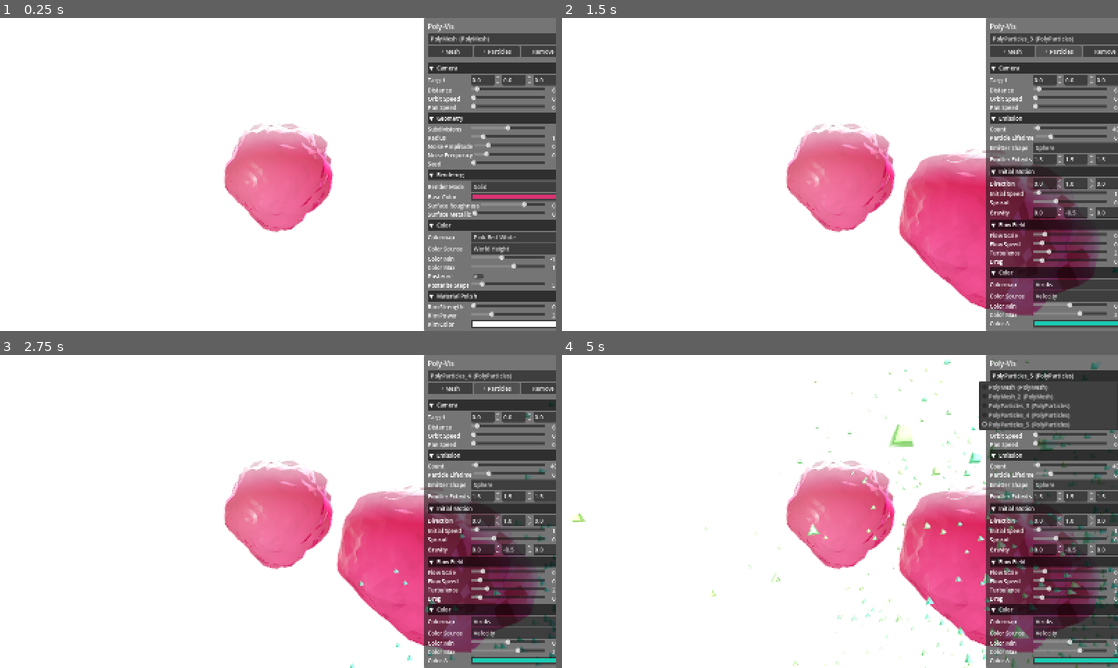
Above: before the commit, frames 1-4 (two rows, left to right).
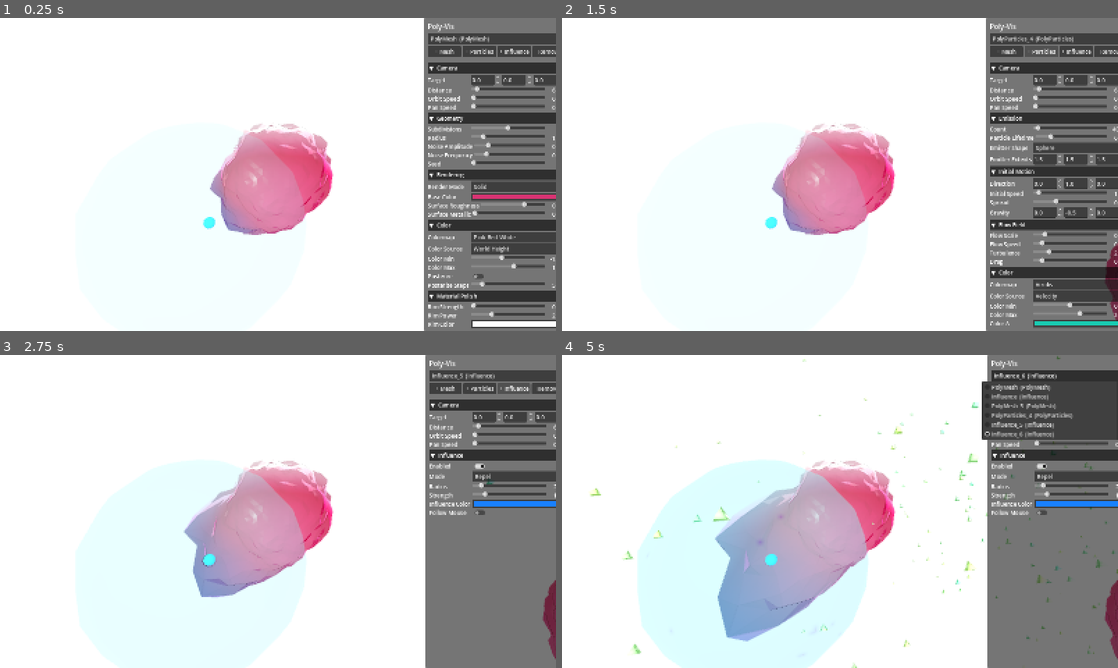
Above: after the commit, the same moments.

Repository: skynab/Poly-Vis
Game: Godot game, scene res://scenes/Main.tscn
Two runs of this game, one before a commit and one after it. Both use one fixed random seed, a clock stepped at 60 frames per second and the inputs below.
Inputs (mouse positions are in pixels of both pictures, inside the frame that each line leads up to):
- Up to frame 1 (0.25 s): no input
- Up to frame 2 (1.5 s): click "+ Mesh" at 0.5 s; click "+ Particles" at 1.25 s
- Up to frame 3 (2.75 s): click (511, 389) at 2 s, where only the run after the commit has a clickable "+ Influence"
- Up to frame 4 (5 s): click (1073, 389) at 2.75 s, where only the run after the commit has a clickable "+ Influence"; click (1079, 477) at 3.5 s, where only the run after the commit has a clickable "Repel"; click (1056, 376) at 4.25 s, where only the run before the commit has a clickable "PolyParticles_5 (PolyParticle…"

The runs differ from the first frame. In frame 1, 2.4% of the frame differs, in the area x 36-100%, y 8-70%; in frame 2, 15%; in frame 3, 24%; in frame 4, 43%, in the area x 1-100%, y 0-100%.

Commit message:
Interaction system built

Diff:
--- a/project.godot
+++ b/project.godot
@@ -8,12 +8,16 @@
 
 config_version=5
 
+[animation]
+
+compatibility/default_parent_skeleton_in_mesh_instance_3d=true
+
 [application]
 
 config/name="Poly-Vis"
 config/description="Polygon and particle effect visualization application."
 run/main_scene="res://scenes/Main.tscn"
-config/features=PackedStringArray("4.4", "Forward Plus")
+config/features=PackedStringArray("4.6", "Forward Plus")
 config/icon="res://icon.svg"
 
 [display]
@@ -24,6 +28,5 @@
 
 [rendering]
 
-renderer/rendering_method="forward_plus"
+anti_aliasing/quality/msaa_3d=2
 environment/defaults/default_clear_color=Color(1, 1, 1, 1)
-anti_aliasing/quality/msaa_3d=2
--- a/scenes/Main.tscn
+++ b/scenes/Main.tscn
@@ -1,10 +1,12 @@
-[gd_scene load_steps=7 format=3 uid="uid://bpolyvismain01"]
+[gd_scene load_steps=9 format=3 uid="uid://bpolyvismain01"]
 
 [ext_resource type="Script" path="res://scripts/Main.gd" id="1_main"]
 [ext_resource type="Script" path="res://scripts/OrbitCamera.gd" id="2_cam"]
 [ext_resource type="Script" path="res://scripts/PolyMesh.gd" id="3_poly"]
 [ext_resource type="Script" path="res://scripts/VisualizationManager.gd" id="4_mgr"]
 [ext_resource type="Script" path="res://scripts/ParameterPanel.gd" id="5_panel"]
+[ext_resource type="Script" path="res://scripts/InfluenceController.gd" id="6_infl"]
+[ext_resource type="Script" path="res://scripts/InfluenceObject.gd" id="7_inflobj"]
 
 [sub_resource type="Environment" id="Environment_white"]
 background_mode=1
@@ -50,6 +52,17 @@
 noise_frequency=0.8
 base_color=Color(0.85, 0.2, 0.45, 1)
 
+[node name="Influence" type="Node3D" parent="VisualizationManager"]
+transform=Transform3D(1, 0, 0, 0, 1, 0, 0, 0, 1, 0, 0, 2.5)
+script=ExtResource("7_inflobj")
+mode=1
+radius=2.0
+strength=1.5
+influence_color=Color(0.1, 0.5, 1, 1)
+
+[node name="InfluenceController" type="Node3D" parent="."]
+script=ExtResource("6_infl")
+
 [node name="UI" type="CanvasLayer" parent="."]
 
 [node name="ParameterPanel" type="PanelContainer" parent="UI"]
--- /dev/null
+++ b/scripts/CompositionIO.gd
@@ -0,0 +1,149 @@
+extends RefCounted
+## Serializes a full composition (all managed objects + their parameters +
+## colormaps + camera) to a JSON-friendly Dictionary and back (Prompt 6.1).
+##
+## Encoding is driven by each object's get_param_schema(), so any parameter that
+## shows in the panel is also saved. Colormaps store their preset and gradient
+## stops; colors and vectors become plain arrays.
+class_name CompositionIO
+
+# --- serialize -------------------------------------------------------------
+static func serialize(manager: VisualizationManager, camera: Node) -> Dictionary:
+	var objs: Array = []
+	for o in manager.objects:
+		objs.append(serialize_object(o, manager._type_label(o)))
+	var cam := {}
+	if camera.has_method("get_param_schema"):
+		for section in camera.get_param_schema():
+			for prop in section["props"]:
+				cam[prop["name"]] = _encode(prop["type"], camera.get(prop["name"]))
+	return {"version": 1, "objects": objs, "camera": cam}
+
+static func serialize_object(obj: Node3D, type_label: String) -> Dictionary:
+	var params := {}
+	if obj.has_method("get_param_schema"):
+		for section in obj.get_param_schema():
+			for prop in section["props"]:
+				var pn: String = prop["name"]
+				params[pn] = _encode(prop["type"], obj.get(pn))
+	return {"type": type_label, "position": _v3(obj.position), "params": params}
+
+static func _encode(type: String, value: Variant) -> Variant:
+	match type:
+		"color":
+			return [value.r, value.g, value.b, value.a]
+		"vector3":
+			return _v3(value)
+		"colormap_preset":
+			return _encode_colormap(value)
+		_:
+			return value
+
+static func _v3(v: Vector3) -> Array:
+	return [v.x, v.y, v.z]
+
+static func _encode_colormap(cm: GradientColormap) -> Variant:
+	if cm == null:
+		return null
+	var offs: Array = []
+	var cols: Array = []
+	if cm.gradient:
+		for i in cm.gradient.get_point_count():
+			offs.append(cm.gradient.get_offset(i))
+			var c: Color = cm.gradient.get_color(i)
+			cols.append([c.r, c.g, c.b, c.a])
+	return {"preset": int(cm.preset), "offsets": offs, "colors": cols}
+
+# --- deserialize -----------------------------------------------------------
+static func apply(data: Dictionary, manager: VisualizationManager, camera: Node) -> void:
+	manager.clear_all()
+	for od in data.get("objects", []):
+		create_object(od, manager)
+	var cam: Dictionary = data.get("camera", {})
+	if camera.has_method("get_param_schema"):
+		for section in camera.get_param_schema():
+			for prop in section["props"]:
+				var pn: String = prop["name"]
+				if cam.has(pn):
+					camera.set(pn, _decode(prop["type"], cam[pn]))
+	if not manager.objects.is_empty():
+		manager.select(manager.objects[0])
+
+static func create_object(data: Dictionary, manager: VisualizationManager) -> Node3D:
+	var obj: Node3D = null
+	match String(data.get("type", "")):
+		"PolyMesh":
+			obj = manager.add_mesh()
+		"PolyParticles":
+			obj = manager.add_particles()
+		"Influence":
+			obj = manager.add_influence()
+		_:
+			return null
+	var p = data.get("position", null)
+	if p != null:
+		obj.position = Vector3(p[0], p[1], p[2])
+	_apply_params(obj, data.get("params", {}))
+	return obj
+
+static func _apply_params(obj: Node3D, params: Dictionary) -> void:
+	if not obj.has_method("get_param_schema"):
+		return
+	for section in obj.get_param_schema():
+		for prop in section["props"]:
+			var pn: String = prop["name"]
+			if params.has(pn):
+				obj.set(pn, _decode(prop["type"], params[pn]))
+
+static func _decode(type: String, raw: Variant) -> Variant:
+	match type:
+		"color":
+			return Color(raw[0], raw[1], raw[2], raw[3])
+		"vector3":
+			return Vector3(raw[0], raw[1], raw[2])
+		"int", "enum":
+			return int(raw)
+		"colormap_preset":
+			return _decode_colormap(raw)
+		_:
+			return raw
+
+static func _decode_colormap(raw: Variant) -> Variant:
+	if raw == null:
+		return null
+	var cm := GradientColormap.new()
+	cm.preset = int(raw.get("preset", 0)) as GradientColormap.Preset
+	var offs: Array = raw.get("offsets", [])
+	var cols: Array = raw.get("colors", [])
+	if offs.size() > 0 and offs.size() == cols.size():
+		var g := Gradient.new()
+		var po := PackedFloat32Array()
+		var pc := PackedColorArray()
+		for i in offs.size():
+			po.append(offs[i])
+			var c: Array = cols[i]
+			pc.append(Color(c[0], c[1], c[2], c[3]))
+		g.offsets = po
+		g.colors = pc
+		cm.gradient = g
+	return cm
+
+# --- file IO ---------------------------------------------------------------
+static func save_json(path: String, data: Dictionary) -> int:
+	var f := FileAccess.open(path, FileAccess.WRITE)
+	if f == null:
+		return FileAccess.get_open_error()
+	f.store_string(JSON.stringify(data, "\t"))
+	f.close()
+	return OK
+
+static func load_json(path: String) -> Dictionary:
+	if not FileAccess.file_exists(path):
+		return {}
+	var f := FileAccess.open(path, FileAccess.READ)
+	if f == null:
+		return {}
+	var txt := f.get_as_text()
+	f.close()
+	var res = JSON.parse_string(txt)
+	return res if res is Dictionary else {}
--- /dev/null
+++ b/scripts/InfluenceController.gd
@@ -0,0 +1,127 @@
+extends Node3D
+## Drives the interaction system (Prompts 5.2 / 5.4).
+##
+## Each frame it gathers all enabled InfluenceObjects from the VisualizationManager,
+## packs their data into fixed-size arrays and pushes them to every visualization
+## that implements set_influences(). It also moves the active influence with the
+## mouse (drag, or continuous follow) and fires proximity enter/exit events that
+## downstream effects can hook (bursts, colour flips, ...).
+class_name InfluenceController
+
+const MAX_INFLUENCES := 8
+
+signal proximity_entered(influence: InfluenceObject, target: Node3D)
+signal proximity_exited(influence: InfluenceObject, target: Node3D)
+
+## Demo reaction: restart a particle system when an influence enters it.
+@export var burst_on_enter: bool = true
+
+var _manager: VisualizationManager
+var _camera: Camera3D
+var _dragging: bool = false
+var _proximity: Dictionary = {}   # "infl_id:target_id" -> bool
+
+func setup(manager: VisualizationManager, camera: Camera3D) -> void:
+	_manager = manager
+	_camera = camera
+	if not proximity_entered.is_connected(_on_proximity_entered):
+		proximity_entered.connect(_on_proximity_entered)
+	set_process(true)
+
+func _process(_delta: float) -> void:
+	if _manager == null:
+		return
+	_update_follow()
+	_push_uniforms()
+	_update_proximity()
+
+# --- input: drag / follow ---------------------------------------------------
+func _unhandled_input(event: InputEvent) -> void:
+	if _camera == null:
+		return
+	if event is InputEventMouseButton and event.button_index == MOUSE_BUTTON_LEFT:
+		_dragging = event.pressed and _active_influence() != null
+	elif event is InputEventMouseMotion and _dragging:
+		var infl := _active_influence()
+		if infl:
+			infl.global_position = _project_mouse(infl.global_position)
+
+func _update_follow() -> void:
+	for infl in _influences():
+		if infl.follow_mouse:
+			infl.global_position = _project_mouse(infl.global_position)
+
+## Project the mouse onto a camera-facing plane through plane_point.
+func _project_mouse(plane_point: Vector3) -> Vector3:
+	var vp := get_viewport()
+	if vp == null:
+		return plane_point
+	var mouse := vp.get_mouse_position()
+	var origin := _camera.project_ray_origin(mouse)
+	var dir := _camera.project_ray_normal(mouse)
+	var n := -_camera.global_transform.basis.z
+	var plane := Plane(n, n.dot(plane_point))
+	var hit = plane.intersects_ray(origin, dir)
+	return hit if hit != null else plane_point
+
+func _active_influence() -> InfluenceObject:
+	if _manager.selected is InfluenceObject:
+		return _manager.selected as InfluenceObject
+	var all := _influences()
+	return all[0] if not all.is_empty() else null
+
+func _influences() -> Array[InfluenceObject]:
+	var out: Array[InfluenceObject] = []
+	for o in _manager.objects:
+		if o is InfluenceObject:
+			out.append(o as InfluenceObject)
+	return out
+
+# --- push uniforms to visualizations ---------------------------------------
+func _push_uniforms() -> void:
+	var active: Array[InfluenceObject] = []
+	for infl in _influences():
+		if infl.enabled and infl.strength > 0.0:
+			active.append(infl)
+			if active.size() >= MAX_INFLUENCES:
+				break
+
+	var positions := PackedVector3Array()
+	var radii := PackedFloat32Array()
+	var strengths := PackedFloat32Array()
+	var colors := PackedVector3Array()
+	for i in MAX_INFLUENCES:
+		if i < active.size():
+			var infl := active[i]
+			positions.append(infl.global_position)
+			radii.append(infl.radius)
+			strengths.append(infl.signed_strength())
+			colors.append(Vector3(infl.influence_color.r, infl.influence_color.g, infl.influence_color.b))
+		else:
+			positions.append(Vector3.ZERO)
+			radii.append(0.0)
+			strengths.append(0.0)
+			colors.append(Vector3.ZERO)
+
+	for o in _manager.objects:
+		if o.has_method("set_influences"):
+			o.set_influences(active.size(), positions, radii, strengths, colors)
+
+# --- proximity events (Prompt 5.4) -----------------------------------------
+func _update_proximity() -> void:
+	for infl in _influences():
+		for target in _manager.objects:
+			if target is InfluenceObject:
+				continue
+			var key := "%d:%d" % [infl.get_instance_id(), target.get_instance_id()]
+			var inside := infl.enabled and infl.global_position.distance_to(target.global_position) < infl.radius
+			var was_inside: bool = _proximity.get(key, false)
+			if inside and not was_inside:
+				proximity_entered.emit(infl, target)
+			elif not inside and was_inside:
+				proximity_exited.emit(infl, target)
+			_proximity[key] = inside
+
+func _on_proximity_entered(_influence: InfluenceObject, target: Node3D) -> void:
+	if burst_on_enter and target is PolyParticles:
+		(target as PolyParticles).restart()
--- /dev/null
+++ b/scripts/InfluenceObject.gd
@@ -0,0 +1,105 @@
+@tool
+extends Node3D
+## Movable proximity driver — the "object getting close" (Prompt 5.1).
+##
+## Carries a world position (its own transform), a radius, a strength and a
+## mode. The InfluenceController reads these to drive mesh/particle reactions
+## and to fire proximity events. Drawn as a translucent sphere + solid core.
+class_name InfluenceObject
+
+enum Mode { ATTRACT, REPEL }
+
+@export var enabled: bool = true: set = set_enabled
+@export var mode: Mode = Mode.REPEL
+@export_range(0.1, 20.0) var radius: float = 2.0: set = set_radius
+@export_range(0.0, 10.0) var strength: float = 1.5: set = set_strength
+@export var influence_color: Color = Color(0.1, 0.5, 1.0): set = set_influence_color
+## When true the InfluenceController makes this follow the mouse on a plane.
+@export var follow_mouse: bool = false
+
+var _shell: MeshInstance3D
+var _core: MeshInstance3D
+
+func _ready() -> void:
+	_ensure_visual()
+	_update_visual()
+
+## Signed strength: positive attracts, negative repels.
+func signed_strength() -> float:
+	return strength * (1.0 if mode == Mode.ATTRACT else -1.0)
+
+func _ensure_visual() -> void:
+	if is_instance_valid(_shell):
+		return
+	_shell = MeshInstance3D.new()
+	_shell.name = "Shell"
+	var sm := SphereMesh.new()
+	sm.radius = 1.0
+	sm.height = 2.0
+	sm.radial_segments = 16
+	sm.rings = 8
+	_shell.mesh = sm
+	add_child(_shell)
+
+	_core = MeshInstance3D.new()
+	_core.name = "Core"
+	var cm := SphereMesh.new()
+	cm.radius = 1.0
+	cm.height = 2.0
+	cm.radial_segments = 12
+	cm.rings = 6
+	_core.mesh = cm
+	add_child(_core)
+
+func _update_visual() -> void:
+	if not is_instance_valid(_shell):
+		return
+	_shell.scale = Vector3.ONE * radius
+	_core.scale = Vector3.ONE * 0.12
+	visible = enabled
+
+	var shell_mat := StandardMaterial3D.new()
+	shell_mat.transparency = BaseMaterial3D.TRANSPARENCY_ALPHA
+	shell_mat.albedo_color = Color(influence_color.r, influence_color.g, influence_color.b, 0.12)
+	shell_mat.emission_enabled = true
+	shell_mat.emission = influence_color
+	shell_mat.emission_energy_multiplier = 0.35
+	shell_mat.cull_mode = BaseMaterial3D.CULL_BACK
+	_shell.material_override = shell_mat
+
+	var core_mat := StandardMaterial3D.new()
+	core_mat.albedo_color = influence_color
+	core_mat.emission_enabled = true
+	core_mat.emission = influence_color
+	core_mat.emission_energy_multiplier = 0.6
+	_core.material_override = core_mat
+
+func set_enabled(v: bool) -> void:
+	enabled = v
+	if is_instance_valid(_shell):
+		visible = v
+
+func set_radius(v: float) -> void:
+	radius = v
+	_update_visual()
+
+func set_strength(v: float) -> void:
+	strength = v
+
+func set_influence_color(v: Color) -> void:
+	influence_color = v
+	_update_visual()
+
+## Schema consumed by the ParameterPanel (Prompt 4.1).
+func get_param_schema() -> Array:
+	return [{
+		"title": "Influence",
+		"props": [
+			{"name": "enabled", "type": "bool"},
+			{"name": "mode", "type": "enum", "options": ["Attract", "Repel"]},
+			{"name": "radius", "type": "float", "min": 0.1, "max": 20.0, "step": 0.1},
+			{"name": "strength", "type": "float", "min": 0.0, "max": 10.0, "step": 0.1},
+			{"name": "influence_color", "type": "color"},
+			{"name": "follow_mouse", "type": "bool"},
+		]
+	}]
--- a/scripts/Main.gd
+++ b/scripts/Main.gd
@@ -5,8 +5,10 @@
 class_name Main
 
 @onready var manager: VisualizationManager = $VisualizationManager
-@onready var camera: Node = $Camera3D
+@onready var camera: Camera3D = $Camera3D
 @onready var panel: ParameterPanel = $UI/ParameterPanel
+@onready var influence: InfluenceController = $InfluenceController
 
 func _ready() -> void:
 	panel.setup(manager, camera)
+	influence.setup(manager, camera)
--- a/scripts/ParameterPanel.gd
+++ b/scripts/ParameterPanel.gd
@@ -69,6 +69,7 @@
 	root.add_child(bar2)
 	_add_button(bar2, "+ Mesh", func(): _manager.add_mesh())
 	_add_button(bar2, "+ Particles", func(): _manager.add_particles())
+	_add_button(bar2, "+ Influence", func(): _manager.add_influence())
 	_add_button(bar2, "Remove", func(): _manager.remove_selected())
 
 	root.add_child(HSeparator.new())
--- a/scripts/PolyMesh.gd
+++ b/scripts/PolyMesh.gd
@@ -397,6 +397,18 @@
 	translucency = v
 	_apply_color_and_polish()
 
+## Push influence-field data into the surface shader (Prompt 5.3). Called every
+## frame by the InfluenceController. Arrays are padded to the shader's max (8).
+func set_influences(count: int, positions: PackedVector3Array, radii: PackedFloat32Array,
+		strengths: PackedFloat32Array, colors: PackedVector3Array) -> void:
+	if not _surface_mat:
+		return
+	_surface_mat.set_shader_parameter("u_influence_count", count)
+	_surface_mat.set_shader_parameter("u_influence_pos", positions)
+	_surface_mat.set_shader_parameter("u_influence_radius", radii)
+	_surface_mat.set_shader_parameter("u_influence_strength", strengths)
+	_surface_mat.set_shader_parameter("u_influence_color", colors)
+
 ## Schema consumed by the ParameterPanel (Prompt 4.1).
 func get_param_schema() -> Array:
 	return [
--- a/scripts/PolyParticles.gd
+++ b/scripts/PolyParticles.gd
@@ -239,6 +239,17 @@
 	color_max = v
 	_set_param("u_color_range", Vector2(color_min, color_max))
 
+## Push influence-field data into the particle shader (Prompt 5.2).
+func set_influences(count: int, positions: PackedVector3Array, radii: PackedFloat32Array,
+		strengths: PackedFloat32Array, colors: PackedVector3Array) -> void:
+	if not _mat:
+		return
+	_mat.set_shader_parameter("u_influence_count", count)
+	_mat.set_shader_parameter("u_influence_pos", positions)
+	_mat.set_shader_parameter("u_influence_radius", radii)
+	_mat.set_shader_parameter("u_influence_strength", strengths)
+	_mat.set_shader_parameter("u_influence_color", colors)
+
 ## Schema consumed by the ParameterPanel (Prompt 4.1).
 func get_param_schema() -> Array:
 	return [
--- a/scripts/VisualizationManager.gd
+++ b/scripts/VisualizationManager.gd
@@ -19,23 +19,27 @@
 func _scan_children() -> void:
 	objects.clear()
 	for c in get_children():
-		if c is PolyMesh or c is PolyParticles:
+		if is_managed(c):
 			objects.append(c)
 			_spawn_counter += 1
 	objects_changed.emit()
 	if selected == null and not objects.is_empty():
 		select(objects[0])
 
-func is_visualization(node: Node) -> bool:
-	return node is PolyMesh or node is PolyParticles
+func is_managed(node: Node) -> bool:
+	return node is PolyMesh or node is PolyParticles or node is InfluenceObject
 
 func add_mesh() -> Node3D:
-	var m := PolyMesh.new()
-	return _register(m)
+	return _register(PolyMesh.new())
 
 func add_particles() -> Node3D:
-	var p := PolyParticles.new()
-	return _register(p)
+	return _register(PolyParticles.new())
+
+func add_influence() -> Node3D:
+	var inf := _register(InfluenceObject.new())
+	# Influences start in front of the origin rather than offset down the X row.
+	inf.position = Vector3(0.0, 0.0, 2.5)
+	return inf
 
 func _register(obj: Node3D) -> Node3D:
 	_spawn_counter += 1
@@ -53,6 +57,8 @@
 		return "PolyMesh"
 	if obj is PolyParticles:
 		return "PolyParticles"
+	if obj is InfluenceObject:
+		return "Influence"
 	return "Object"
 
 func remove_selected() -> void:
--- a/shaders/particle_flow.gdshader
+++ b/shaders/particle_flow.gdshader
@@ -35,6 +35,13 @@
 // Mesh-surface emission points, baked by PolyParticles.gd (one texel per vertex).
 uniform sampler2D emission_points : filter_nearest, repeat_disable;
 uniform int u_point_count = 0;
+
+// Influence fields (Prompt 5.2): signed strength + attracts, - repels.
+uniform int u_influence_count = 0;
+uniform vec3 u_influence_pos[8];
+uniform float u_influence_radius[8];
+uniform float u_influence_strength[8];
+uniform vec3 u_influence_color[8];
 
 // --- hash RNG --------------------------------------------------------------
 float hash11(float p) {
@@ -148,6 +155,20 @@
 	vec3 flow = curl_noise(pos * u_flow_scale + vec3(0.0, TIME * u_flow_speed, 0.0));
 	VELOCITY += flow * u_turbulence * DELTA;
 	VELOCITY += u_gravity * DELTA;
+
+	// Influence fields: attract/repel acceleration + colour shift, smooth falloff.
+	float iamt = 0.0;
+	vec3 icol = vec3(0.0);
+	float iw = 0.0;
+	for (int i = 0; i < u_influence_count; i++) {
+		vec3 to = u_influence_pos[i] - pos;
+		float d = length(to) + 0.0001;
+		float fall = 1.0 - smoothstep(0.0, max(u_influence_radius[i], 0.0001), d);
+		VELOCITY += (to / d) * u_influence_strength[i] * fall * 8.0 * DELTA;
+		iamt = max(iamt, fall);
+		icol += u_influence_color[i] * fall;
+		iw += fall;
+	}
 	VELOCITY *= clamp(1.0 - u_drag * DELTA, 0.0, 1.0);
 
 	CUSTOM.y = clamp(CUSTOM.y + DELTA / LIFETIME, 0.0, 1.0);
@@ -169,4 +190,7 @@
 	} else {
 		COLOR = vec4(mix(u_color_a, u_color_b, CUSTOM.y), 1.0);
 	}
+	if (iw > 0.0001) {
+		COLOR.rgb = mix(COLOR.rgb, icol / iw, iamt);
+	}
 }
--- a/shaders/polymesh_deform.gdshader
+++ b/shaders/polymesh_deform.gdshader
@@ -29,9 +29,18 @@
 uniform vec3 u_rim_color : source_color = vec3(1.0);
 uniform float u_translucency : hint_range(0.0, 1.0) = 0.0;
 
+// --- influence fields (Prompt 5.3) -----------------------------------------
+uniform int u_influence_count = 0;
+uniform vec3 u_influence_pos[8];
+uniform float u_influence_radius[8];
+uniform float u_influence_strength[8];   // signed: + attract, - repel (mesh dents/bulges)
+uniform vec3 u_influence_color[8];
+
 varying vec3 v_world_pos;
 varying vec3 v_obj_pos;
 varying float v_disp;
+varying float v_infl_amt;
+varying vec3 v_infl_color;
 
 // --- Ashima simplex noise (snoise) -----------------------------------------
 vec3 mod289(vec3 x) { return x - floor(x * (1.0 / 289.0)) * 289.0; }
@@ -88,6 +97,26 @@
 	float n = snoise(VERTEX * u_anim_frequency + vec3(0.0, u_time * u_anim_speed, 0.0));
 	v_disp = n;
 	VERTEX += dir * n * u_anim_amplitude;
+
+	// Influence fields: smooth dent/bulge + color shift near each influence.
+	vec3 wpos = (MODEL_MATRIX * vec4(VERTEX, 1.0)).xyz;
+	float infl_disp = 0.0;
+	float infl_amt = 0.0;
+	vec3 infl_col = vec3(0.0);
+	float infl_wsum = 0.0;
+	for (int i = 0; i < u_influence_count; i++) {
+		float d = distance(wpos, u_influence_pos[i]);
+		float fall = 1.0 - smoothstep(0.0, max(u_influence_radius[i], 0.0001), d);
+		// Attract (+) dents inward, repel (-) bulges outward.
+		infl_disp -= fall * u_influence_strength[i];
+		infl_amt = max(infl_amt, fall);
+		infl_col += u_influence_color[i] * fall;
+		infl_wsum += fall;
+	}
+	VERTEX += dir * infl_disp;
+	v_infl_amt = clamp(infl_amt, 0.0, 1.0);
+	v_infl_color = infl_wsum > 0.0001 ? infl_col / infl_wsum : vec3(0.0);
+
 	v_obj_pos = VERTEX;
 	v_world_pos = (MODEL_MATRIX * vec4(VERTEX, 1.0)).xyz;
 }
@@ -118,6 +147,7 @@
 	NORMAL = FRONT_FACING ? face_n : -face_n;
 
 	ALBEDO = u_use_colormap ? texture(u_colormap, vec2(color_t(), 0.5)).rgb : u_base_color;
+	ALBEDO = mix(ALBEDO, v_infl_color, v_infl_amt);
 	ROUGHNESS = u_roughness;
 	METALLIC = u_metallic;
 
Not shown, added: icon.svg.import
Not shown, added: scripts/CompositionIO.gd.uid
Not shown, added: scripts/GradientColormap.gd.uid
Not shown, added: scripts/InfluenceController.gd.uid
Not shown, added: scripts/InfluenceObject.gd.uid
Not shown, added: scripts/Main.gd.uid
Not shown, added: scripts/OrbitCamera.gd.uid
Not shown, added: scripts/ParameterPanel.gd.uid
Not shown, added: scripts/PolyMesh.gd.uid
Not shown, added: scripts/PolyParticles.gd.uid
Not shown, added: scripts/VisualizationManager.gd.uid
Not shown, added: shaders/particle_flow.gdshader.uid
(and 1 more such lines)
